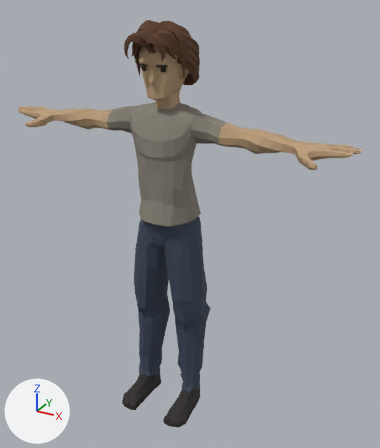
Renders of the glTF model public/cpx/models/candidates/cand2_quaternius_man_175.glb from each side of a commit.
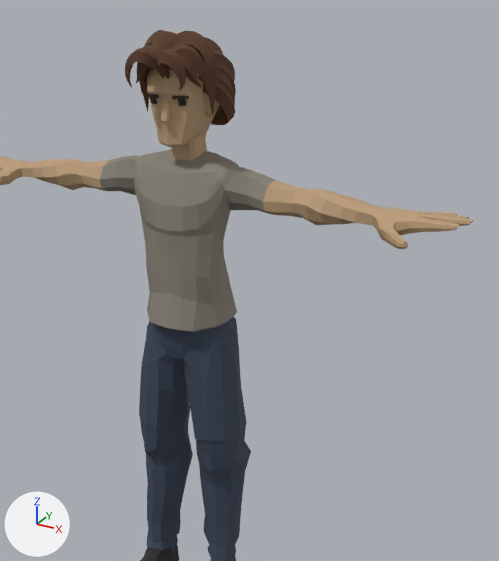
The first picture shows the older version from a 50 mm lens placed at (1.123, -1.896, 1.877), pointed at (0.09, -0.018, 0.938). The close-ups show the older and then the newer version on the part from 10% to 100% of the width and 0% to 86% of the height of that picture. Only the edits that show in the close-ups are written down. Arrows for +X, +Y and +Z are at lower left; the lights stay in place. Vertices at exactly the same position are counted once.

The scene before the commit, as lines of its bpy script (objects in view):
```python
ob_beach_body = bpy.data.objects.new('Beach_Body', me_beach_body)
ob_beach_body.location = (0.0, 0.0, 0.0)
ob_beach_body.rotation_euler = (-1.571, 0.0, 0.0)  # degrees (-90, 0, 0)
ob_beach_body.scale = (95.1, 95.1, 95.1)
ob_beach_feet = bpy.data.objects.new('Beach_Feet', me_beach_feet)
ob_beach_feet.location = (0.0, 0.0, 0.0)
ob_beach_feet.rotation_euler = (-1.571, 0.0, 0.0)  # degrees (-90, 0, 0)
ob_beach_feet.scale = (95.1, 95.1, 95.1)
ob_beach_head = bpy.data.objects.new('Beach_Head', me_beach_head)
ob_beach_head.location = (0.0, 0.0, 0.0)
ob_beach_head.rotation_euler = (-1.571, 0.0, 0.0)  # degrees (-90, 0, 0)
ob_beach_head.scale = (95.1, 95.1, 95.1)
ob_beach_legs = bpy.data.objects.new('Beach_Legs', me_beach_legs)
ob_beach_legs.location = (0.0, 0.0, 0.0)
ob_beach_legs.rotation_euler = (-1.571, 0.0, 0.0)  # degrees (-90, 0, 0)
ob_beach_legs.scale = (95.1, 95.1, 95.1)
```
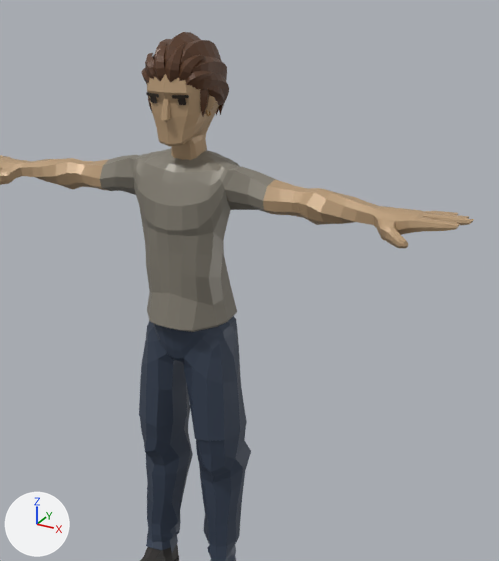
Pixel boxes [x1, y1, x2, y2] of what changed, in the close-ups (499 x 561 px):
'Beach_Body', rescaled
    before: [0, 149, 473, 332]
    after: [0, 148, 474, 332]
'Beach_Head', reshaped, rescaled (21% narrower)
    before: [125, 30, 236, 161]
    after: [142, 32, 229, 160]
part 1 of me_beach_head, rebuilt
    before: [203, 79, 235, 125]
    after: [208, 86, 224, 105]
part 2 of me_beach_head, added
    after: [153, 42, 168, 81]
part 3 of me_beach_head, added
    after: [142, 68, 150, 83]
part 4 of me_beach_head, added
    after: [145, 53, 155, 80]
part 5 of me_beach_head, added (brown)
    after: [165, 43, 184, 82]
part 6 of me_beach_head, added
    after: [186, 71, 213, 88]
part 7 of me_beach_head, cut back
    before: [125, 30, 236, 124]
    after: [148, 32, 229, 117]

What the commit changed:
In material 'Pants' (mat_pants), roughness goes from 0.85 to 0.45.
In material 'Skin' (mat_skin), roughness goes from 0.85 to 0.45.
In material 'LightBrown' (mat_lightbrown), roughness goes from 0.85 to 0.45.
In material 'Shirt' (mat_shirt), roughness goes from 0.85 to 0.45.
In material 'Eye' (mat_eye), roughness goes from 0.85 to 0.45.
In material 'Eye' (mat_eye), metallic goes from 0.0 to 0.15.
In material 'Earrings' (mat_earrings), roughness goes from 0.85 to 0.45.
In material 'Earrings' (mat_earrings), metallic goes from 0.0 to 0.15.
Material 'Hair_swapped' (mat_hair_swapped) is new.
Its base color is (0.102, 0.0423, 0.0176) (brown #5a3a24).
Its metallic is 0.15.
Its roughness is 0.45.
me_beach_head is used by ob_beach_head; location (0.0, 0.0, 0.0); rotation (-1.571, 0.0, 0.0), in degrees (-90, 0, 0); scale (95.1, 95.1, 95.1).
me_beach_head had 2514 vertices, 4836 faces and spanned x -0.00125..0.00128, y -0.01874..-0.01441, z -0.00235..0.00094.
me_beach_head now has 1104 vertices, 2060 faces and spans x -0.00114..0.00114, y -0.01866..-0.01441, z -0.00175..0.00087.
me_beach_head part 1: the loose piece of 96 vertices spanning x 0.00045..0.00128, y -0.01775..-0.01611, z -0.0012..0.00049 is rebuilt with 45 vertices and now spans x 0.00053..0.00109, y -0.01751..-0.01667, z -0.00112..0.00031, in mat_hair_swapped (brown #5a3a24).
me_beach_head part 2: a new loose piece of 33 vertices spanning x -0.00041..0.00009, y -0.01841..-0.01736, z -0.00169..-0.00101, in mat_hair_swapped (brown #5a3a24).
me_beach_head part 3: a new loose piece of 33 vertices spanning x -0.00111..-0.00034, y -0.01774..-0.01719, z -0.00151..-0.00087, in mat_hair_swapped (brown #5a3a24).
me_beach_head part 4: a new loose piece of 33 vertices spanning x -0.00086..-0.0002, y -0.01812..-0.01736, z -0.00158..-0.00084, in mat_hair_swapped (brown #5a3a24).
me_beach_head part 5: a new loose piece of 33 vertices spanning x -0.0001..0.00041, y -0.01841..-0.01736, z -0.00169..-0.00101, in mat_hair_swapped (brown #5a3a24).
me_beach_head part 6: a new loose piece of 33 vertices spanning x 0.00034..0.00111, y -0.01774..-0.01719, z -0.00151..-0.00087, in mat_hair_swapped (brown #5a3a24).
me_beach_head part 7: 98 vertices moved from x -0.00005..0.00125, y -0.01838..-0.01615, z -0.0021..0.0006 to x -0.00098..0.00114, y -0.01846..-0.01651, z -0.00149..0.00066; 1849 vertices removed from x -0.00125..0.00127, y -0.01874..-0.01603, z -0.00235..0.00094; 388 vertices added at x -0.00109..0.00113, y -0.01866..-0.01625, z -0.00159..0.00087.
Other edits to the shape of me_beach_head do not show in these pictures.
me_beach_head no longer uses material mat_hair_old (brown #5a3a24).
me_beach_head gains material mat_hair_swapped (brown #5a3a24).
Object 'Beach_Body' (ob_beach_body) is rescaled from (95.1, 95.1, 95.1) to (95.2, 95.2, 95.2).
Object 'Beach_Head' (ob_beach_head) is rescaled from (95.1, 95.1, 95.1) to (95.2, 95.2, 95.2).
